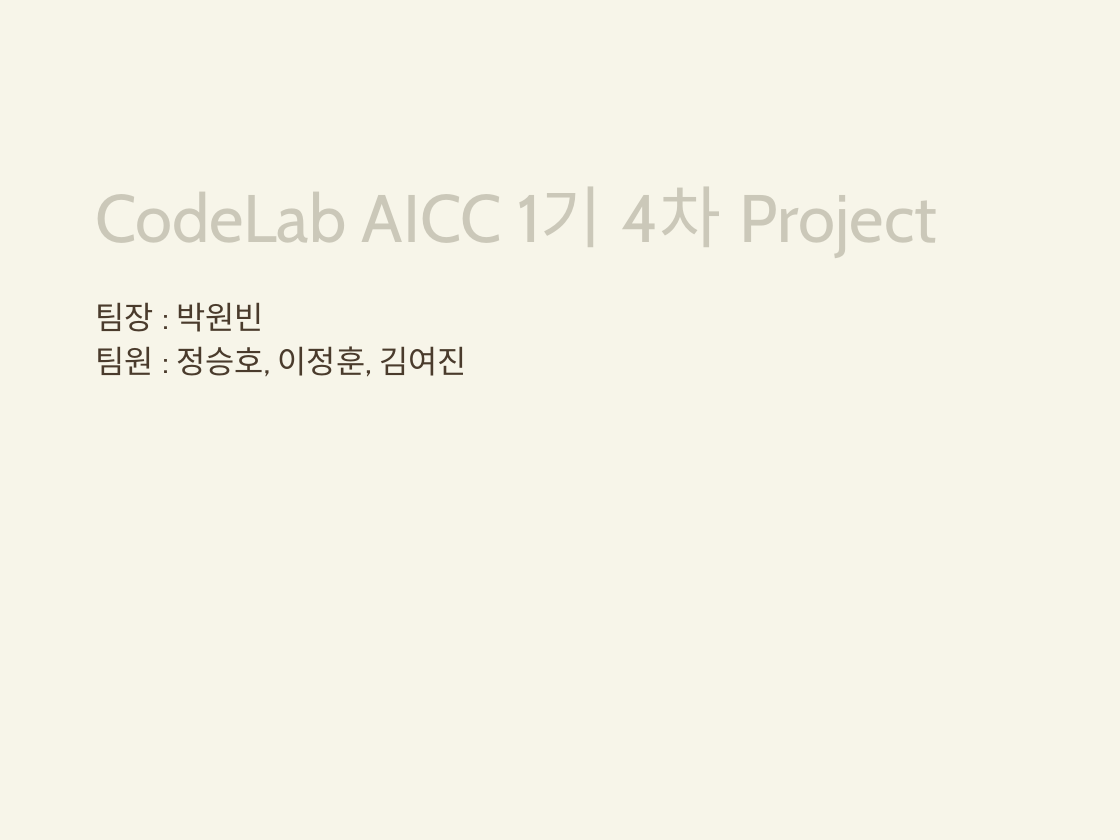
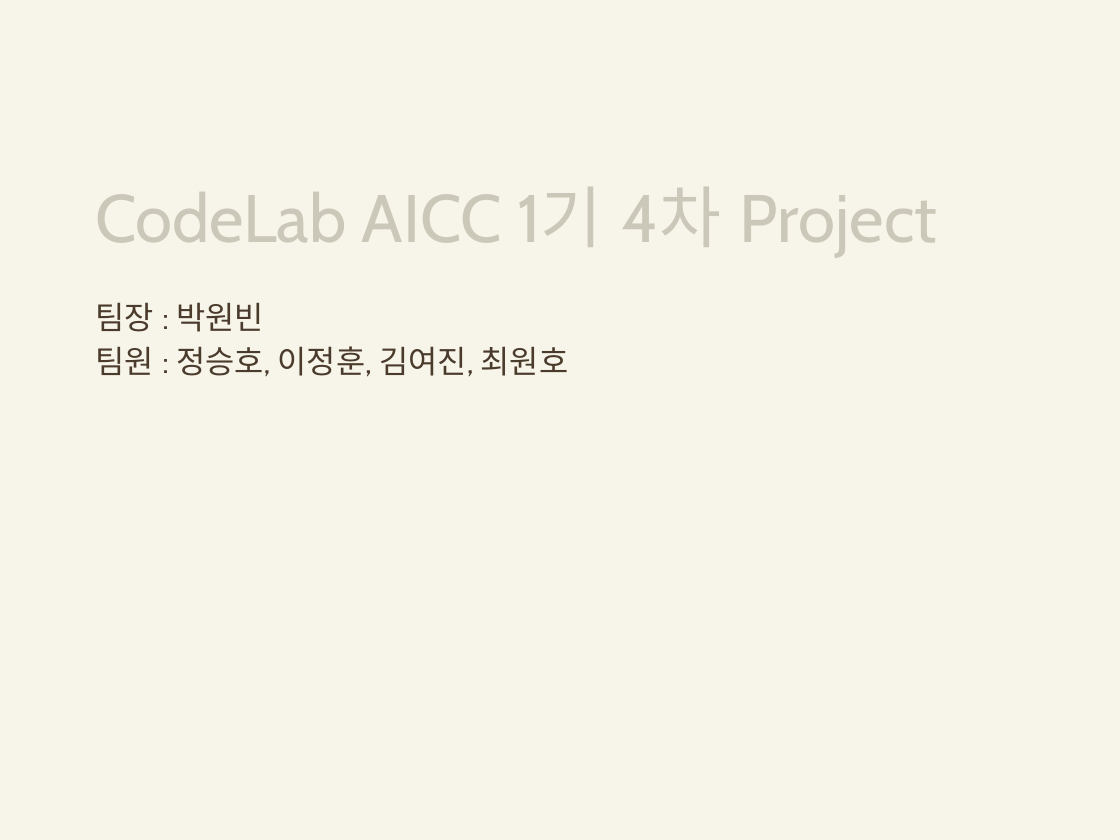
Before and after one commit to ParkWonBin/Codelabit_AICC_Project_04, a slide deck: slide 1 of 2024_0625_발표자료.pptx. Drawn at 1120x840 pixels with LibreOffice and Linux fonts; fonts in the diff are those of the drawing; background and template pictures are left out. Boxes give left, top, right and bottom in pixels: in the first picture for what was removed or moved away, otherwise in the second. Text is boxed around its words. In the diff, an @@ line names an element or a change of style, - is before the commit and + after.

```diff
--- a/2024_0625_발표자료.pptx
+++ b/2024_0625_발표자료.pptx
@@ subtitle at [95,346,569,377]: text changed @@
-팀원 : 정승호, 이정훈, 김여진
+팀원 : 정승호, 이정훈, 김여진, 최원호
```
Also in this commit, not shown: 3 other slides changed, 2 slides added.
